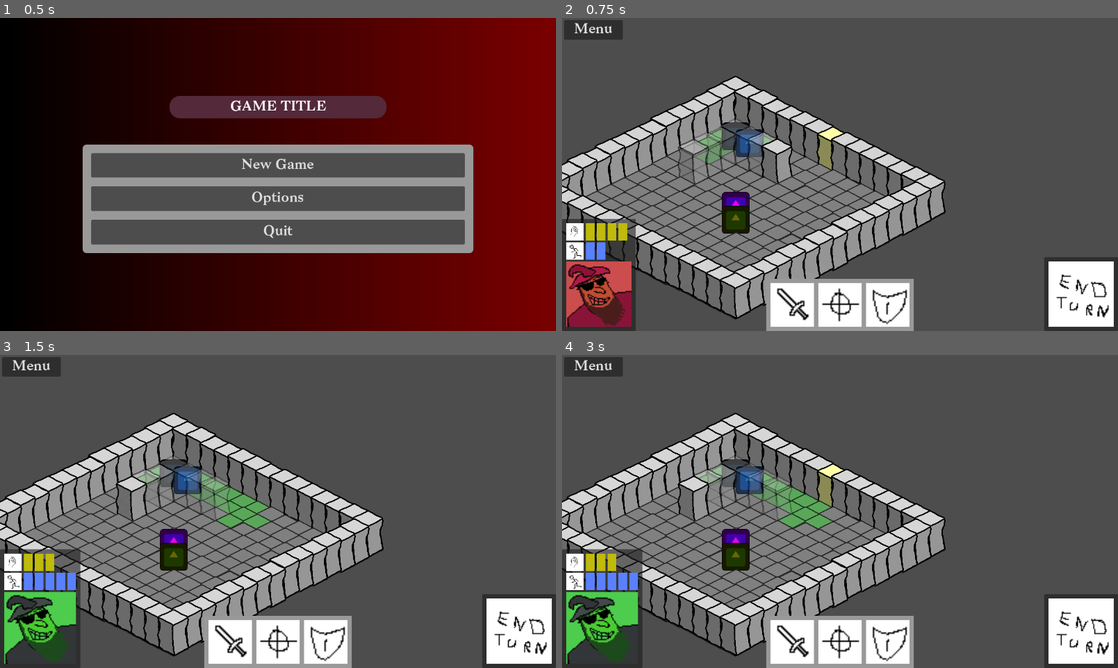
Above: before the commit, frames 1-4 (two rows, left to right).
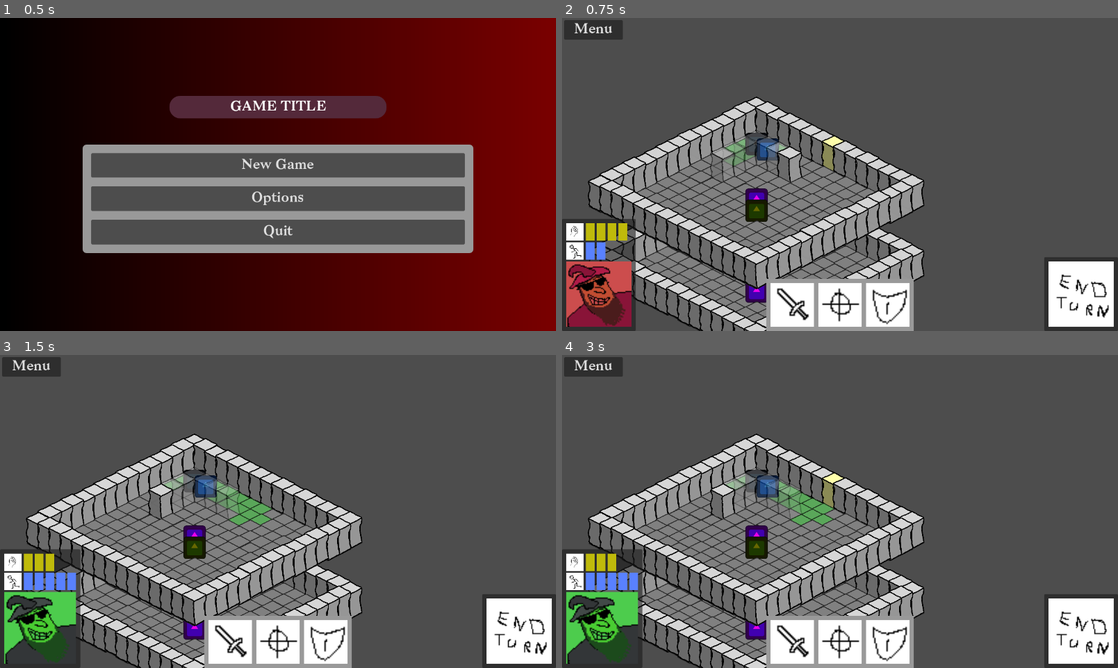
Above: after the commit, the same moments.

Repository: CiaranWoodward/LD57
Game: Godot game, scene res://scenes/main.tscn
Same seed, same stepped clock (60 frames per second), same inputs: the game is played once before the commit and once after it. The engine's default icon, where the game draws it, is replaced by a stand-in: a white triangle on a blue panel in a dark square. Sound files missing from this copy of the repository are replaced by a short silence.
Inputs (mouse positions are in pixels of both pictures, inside the frame that each line leads up to):
- Up to frame 1 (0.5 s): no input
- Up to frame 2 (0.75 s): click "New Game" at 0.5 s
- Up to frame 3 (1.5 s): click (517, 630) at 1.25 s
- Up to frame 4 (3 s): click "Menu" at 2 s; click "Resume" at 2.75 s

Frame 1 is identical in both runs. In frame 2, 24% of the frame differs, in the area x 0-69%, y 18-100%; in frame 3, 24%; in frame 4, 24%.

Commit message:
Implement multi-level game structure with LevelManager and scene updates
- Replaced single-level game scene with MultiLevelGame, allowing for multiple active levels.
- Introduced LevelManager to handle level initialization and management.
- Updated GameController to support entity management across different levels.
- Enhanced EnemyEntity and Entity classes to track current level for proper interactions.
- Added MultiLevelGameInit script to initialize game entities and manage level transitions.
- Adjusted existing scenes and scripts to accommodate the new multi-level architecture.

Diff:
--- a/Level/EnemyEntity.gd
+++ b/Level/EnemyEntity.gd
@@ -67,8 +67,14 @@
 	is_moving = false
 	path = []
 
+	# Filter player entities to only include those on the same level
+	var same_level_players = []
+	for player in player_entities:
+		if player.current_level == current_level:
+			same_level_players.append(player)
+
 	# Check for player entities in range
-	var closest_player = find_closest_player(player_entities)
+	var closest_player = find_closest_player(same_level_players)
 
 	if closest_player:
 		# Player detected - pursue or attack
@@ -110,7 +116,7 @@
 	var closest_player = null
 
 	for player in player_entities:
-		if player.is_defeated():
+		if player.is_defeated() or player.current_level != current_level:
 			continue
 
 		var distance = grid_position.distance_to(player.grid_position)
--- a/Level/Entity.gd
+++ b/Level/Entity.gd
@@ -6,6 +6,7 @@
 var current_tile: IsometricTile = null
 var grid_position: Vector2i = Vector2i(0, 0)
 var facing_direction: Vector2i = Vector2i(1, 0)  # Default facing right
+var current_level: int = 0  # Track which level this entity is on
 
 # Map reference
 var isometric_map: IsometricMap = null
@@ -322,3 +323,29 @@
 	print("Entity: " + entity_name + " completed movement")
 	is_moving = false
 	path.clear()
+
+# Set the entity's level index
+func set_level(level_index: int):
+	print("Entity: " + entity_name + " changing from level " + str(current_level) + " to level " + str(level_index))
+	current_level = level_index
+
+# Method for descending to a lower level
+# This will be used when implementing the drilling mechanic
+func descend_to_level(next_level_index: int, target_tile: IsometricTile):
+	print("Entity: " + entity_name + " descending from level " + str(current_level) + " to level " + str(next_level_index))
+
+	# Remove from current tile
+	if current_tile:
+		current_tile.remove_entity()
+		current_tile = null
+
+	# Change level
+	set_level(next_level_index)
+
+	# Place on target tile in new level
+	if target_tile:
+		place_on_tile(target_tile)
+	else:
+		push_error("Entity: " + entity_name + " - Cannot descend to null tile")
+
+	# This method would be expanded when implementing drilling
--- a/Level/GameController.gd
+++ b/Level/GameController.gd
@@ -21,6 +21,9 @@
 # Game state
 var current_state = GameState.IDLE
 var current_turn_count: int = 0  # Tracks the number of turns that have passed
+
+# Add a property to track the current active level
+var current_active_level: int = 0
 
 # Signals
 signal turn_changed(turn)
@@ -131,8 +134,14 @@
 
 # Move an entity to a specific tile
 func move_entity_to_tile(entity, target_grid_pos):
-	if not entity or not isometric_map:
-		push_error("GameController: Cannot move entity - entity or map is null")
+	if not entity:
+		push_error("GameController: Cannot move entity - entity is null")
+		return
+
+	# Get the map that belongs to this entity
+	var entity_map = entity.isometric_map
+	if not entity_map:
+		push_error("GameController: Cannot move entity - entity's map is null")
 		return
 
 	# Check if entity is already moving
@@ -141,7 +150,7 @@
 		return
 
 	# Get the target tile
-	var target_tile = isometric_map.get_tile(target_grid_pos)
+	var target_tile = entity_map.get_tile(target_grid_pos)
 	if not target_tile:
 		print("GameController: Cannot move - target tile does not exist")
 		return
@@ -157,7 +166,7 @@
 		return
 
 	# Get the path to the target (A* will also verify tile occupation)
-	var path = isometric_map.find_path(entity.grid_position, target_grid_pos)
+	var path = entity_map.find_path(entity.grid_position, target_grid_pos)
 
 	if path.size() > 0:
 		print("GameController: Path found with " + str(path.size()) + " steps")
@@ -175,7 +184,7 @@
 				# If the destination is now different, get that tile instead
 				if path.size() > 0:
 					target_grid_pos = path[path.size() - 1]
-					target_tile = isometric_map.get_tile(target_grid_pos)
+					target_tile = entity_map.get_tile(target_grid_pos)
 				else:
 					print("GameController: No valid path within movement point range")
 					return
@@ -228,7 +237,15 @@
 
 # Event handler for when a turn starts for a character
 func _on_turn_started(character):
-	print("GameController: Character " + character.entity_name + " turn started")
+	print("GameController: Character " + character.entity_name + " turn started on level " + str(character.current_level))
+
+	# Skip if this character is not on the active level
+	if character.current_level != current_active_level:
+		print("GameController: Skipping character on inactive level " + str(character.current_level))
+		# End the turn immediately for characters on other levels
+		if character.has_method("end_turn"):
+			character.end_turn()
+		return
 
 	# If this is a player entity, activate it in the UI
 	if character in player_entities:
@@ -305,24 +322,36 @@
 
 # Spawn an entity helper function
 func _spawn_entity_helper(entity, grid_pos):
-	# Set the map reference
-	entity.isometric_map = isometric_map
+	# We need access to the level manager to get the correct map
+	var level_manager = get_node_or_null("../LevelManager")
+	if not level_manager:
+		push_error("GameController: Cannot find LevelManager, using current active map")
+		# Fallback to current map if level manager not found
+		entity.isometric_map = isometric_map
+	else:
+		# Get the correct map for this entity's level
+		var entity_map = level_manager.level_nodes.get(entity.current_level)
+		if entity_map:
+			entity.isometric_map = entity_map
+		else:
+			push_error("GameController: Cannot find map for level " + str(entity.current_level) + ", using current active map")
+			entity.isometric_map = isometric_map
 
 	# Ensure game_controller reference is set
 	entity.game_controller = self
 
-	# Add entity to the map's Y-sorted container
-	if isometric_map:
-		isometric_map.add_entity(entity)
-	else:
-		push_error("GameController: Cannot spawn entity - map is null")
+	# Add entity to the Y-sorted container of the appropriate map
+	if entity.isometric_map:
+		entity.isometric_map.add_entity(entity)
+	else:
+		push_error("GameController: Cannot spawn entity - map is null for entity level " + str(entity.current_level))
 		return false
 
 	# Place on the tile
-	var tile = isometric_map.get_tile(grid_pos)
+	var tile = entity.isometric_map.get_tile(grid_pos)
 	if tile:
 		entity.place_on_tile(tile)
-		print("GameController: Entity placed on tile at " + str(grid_pos))
+		print("GameController: Entity placed on tile at " + str(grid_pos) + " on level " + str(entity.current_level))
 
 		# One more check to ensure the entity still has its GameController reference
 		if entity.game_controller != self:
@@ -331,12 +360,12 @@
 
 		return true
 	else:
-		push_error("GameController: Could not find tile at " + str(grid_pos))
+		push_error("GameController: Could not find tile at " + str(grid_pos) + " on level " + str(entity.current_level))
 		return false
 
 # Spawn a player entity on the map
-func spawn_player(grid_pos, player_type: String):
-	print("GameController: Spawning player of type " + player_type + " at " + str(grid_pos))
+func spawn_player(grid_pos, player_type: String, level_index: int = 0):
+	print("GameController: Spawning player of type " + player_type + " at " + str(grid_pos) + " on level " + str(level_index))
 	var entity
 
 	# Instantiate the appropriate player scene based on type
@@ -360,6 +389,7 @@
 
 	# Explicitly set the game_controller reference
 	entity.game_controller = self
+	entity.current_level = level_index
 	print("GameController: Set self as game_controller for " + entity.entity_name)
 
 	# Place the entity on the map
@@ -386,8 +416,8 @@
 	return entity
 
 # Spawn an enemy on the map
-func spawn_enemy(grid_pos, enemy_type_id):
-	print("GameController: Spawning enemy of type " + str(enemy_type_id) + " at " + str(grid_pos))
+func spawn_enemy(grid_pos, enemy_type_id, level_index: int = 0):
+	print("GameController: Spawning enemy of type " + str(enemy_type_id) + " at " + str(grid_pos) + " on level " + str(level_index))
 	var entity
 
 	# Instantiate the appropriate enemy scene based on type
@@ -411,6 +441,7 @@
 
 	# Explicitly set the game_controller reference
 	entity.game_controller = self
+	entity.current_level = level_index
 	print("GameController: Set self as game_controller for " + entity.entity_name)
 
 	# Place the entity on the map
@@ -473,7 +504,12 @@
 
 # Highlight tiles within movement range of the entity
 func highlight_movement_range(entity):
-	if not isometric_map or not entity:
+	if not entity:
+		return
+
+	var entity_map = entity.isometric_map
+	if not entity_map:
+		push_error("GameController: Cannot highlight movement range - entity's map is null")
 		return
 
 	# Get entity's current position and movement points
@@ -486,10 +522,51 @@
 		return
 
 	# Use the method to find all reachable tiles within movement points range
-	var movable_tiles = isometric_map.find_reachable_tiles(start_pos, max_mp)
+	var movable_tiles = entity_map.find_reachable_tiles(start_pos, max_mp)
 
 	# Highlight all movable tiles
 	for tile in movable_tiles:
 		tile.set_move_selectable(true)
 
 	print("GameController: Highlighted " + str(movable_tiles.size()) + " movable tiles")
+
+# Set the current active level and change the isometric_map reference
+func set_active_level(level_index: int, level_map: IsometricMap):
+	print("GameController: Setting active level to " + str(level_index))
+
+	# Disconnect signal from old map if it exists
+	if isometric_map and isometric_map.is_connected("tile_selected", Callable(self, "_on_tile_selected")):
+		isometric_map.tile_selected.disconnect(_on_tile_selected)
+		print("GameController: Disconnected tile_selected signal from previous map")
+
+	# Change active level and map
+	current_active_level = level_index
+	isometric_map = level_map
+
+	# Connect signal to new map
+	if isometric_map and not isometric_map.is_connected("tile_selected", Callable(self, "_on_tile_selected")):
+		isometric_map.tile_selected.connect(_on_tile_selected)
+		print("GameController: Connected tile_selected signal to new map at level " + str(level_index))
+
+# Get all active entities for a specific level
+func get_entities_at_level(level_index: int, entity_type: String = "all") -> Array:
+	var result = []
+
+	match entity_type:
+		"player":
+			for entity in player_entities:
+				if entity.current_level == level_index:
+					result.append(entity)
+		"enemy":
+			for entity in enemy_entities:
+				if entity.current_level == level_index:
+					result.append(entity)
+		_: # "all" or any other value
+			for entity in player_entities:
+				if entity.current_level == level_index:
+					result.append(entity)
+			for entity in enemy_entities:
+				if entity.current_level == level_index:
+					result.append(entity)
+
+	return result
--- a/Level/IsometricMap.gd
+++ b/Level/IsometricMap.gd
@@ -7,6 +7,8 @@
 @export var tile_width: int = 128  # Width of tile in pixels
 @export var tile_height: int = 64  # Height of tile in pixels
 @export var tile_scene: PackedScene  # Reference to the tile scene to instantiate
+
+var level_index = 0
 
 # References
 var tiles: Dictionary = {}  # Dictionary of Vector2i -> IsometricTile
@@ -33,9 +35,6 @@
 	tiles.clear()
 	print("IsometricMap: Cleared existing tiles")
 
-	# Wait for next frame to ensure all old tiles are removed
-	await get_tree().process_frame
-
 	# Create new tiles
 	var total_tiles = map_width * map_height
 	var created_tiles = 0
@@ -110,7 +109,7 @@
 
 # Handle tile click events
 func _on_tile_clicked(tile: IsometricTile):
-	print("IsometricMap: Tile clicked at " + str(tile.grid_position))
+	print("IsometricMap: Tile clicked at " + str(tile.grid_position) + ", level: " + str(level_index))
 	if selected_tile:
 		print("IsometricMap: Deselecting previous tile at " + str(selected_tile.grid_position))
 		selected_tile.highlight(false)
--- /dev/null
+++ b/Level/LevelManager.gd
@@ -0,0 +1,103 @@
+class_name LevelManager
+extends Node2D
+
+signal player_descended(player, from_level, to_level)
+
+# Configuration
+@export var level_vertical_offset: float = 300  # Vertical distance between levels
+@export var max_active_levels: int = 3  # Maximum number of simultaneously active levels
+
+# Level management
+var active_levels: Array[IsometricMap] = []
+var level_scenes: Array[PackedScene] = []
+var level_nodes: Dictionary = {}  # Level index -> IsometricMap node
+var current_deepest_level: int = 0
+
+func _ready():
+	# Register initial level scenes
+	level_scenes = [
+		load("res://Level/map.tscn"),  # Level 1
+		load("res://Level/map.tscn")   # Level 2 (for now using the same scene)
+	]
+
+	# Initialize the first level
+	initialize_level(0)
+
+# Initialize a level at the specified index
+func initialize_level(level_index: int) -> IsometricMap:
+	if level_index >= level_scenes.size():
+		push_error("Level index out of bounds: " + str(level_index))
+		return null
+
+	if level_nodes.has(level_index):
+		return level_nodes[level_index]  # Level already initialized
+
+	print("LevelManager: Initializing level " + str(level_index))
+
+	# Instance the level
+	var level_instance = level_scenes[level_index].instantiate() as IsometricMap
+
+	# Position the level based on its depth
+	level_instance.position.y = level_index * level_vertical_offset
+	level_instance.level_index = level_index
+
+	# Add to scene tree
+	add_child(level_instance)
+	level_instance.z_index = -level_index
+
+	# Track this level
+	level_nodes[level_index] = level_instance
+	active_levels.append(level_instance)
+
+	# Update deepest level if needed
+	if level_index > current_deepest_level:
+		current_deepest_level = level_index
+
+	print("LevelManager: Level " + str(level_index) + " initialized")
+	return level_instance
+
+# Check if a tile position in a level has a valid tile below it for drilling
+func has_valid_tile_below(level_index: int, grid_pos: Vector2i) -> bool:
+	if level_index >= level_scenes.size() - 1:
+		return false  # No level below
+
+	var level_below_index = level_index + 1
+
+	# Initialize the level below if it's not already active
+	if not level_nodes.has(level_below_index):
+		initialize_level(level_below_index)
+
+	var level_below = level_nodes[level_below_index]
+	var tile_below = level_below.get_tile(grid_pos)
+
+	return tile_below != null and tile_below.is_walkable
+
+# Handle player descending to the next level
+# This will be called when implementing the drilling mechanic
+func descend_player(player_entity, from_level_index: int, grid_pos: Vector2i) -> bool:
+	if not has_valid_tile_below(from_level_index, grid_pos):
+		return false
+
+	var to_level_index = from_level_index + 1
+	var to_level = level_nodes[to_level_index]
+
+	# Will need to handle player entity transfer between levels here
+	# For now just emit a signal
+	emit_signal("player_descended", player_entity, from_level_index, to_level_index)
+
+	return true
+
+# Cleanup levels that are too far above the deepest active level
+func cleanup_distant_levels():
+	if active_levels.size() <= max_active_levels:
+		return
+
+	var levels_to_remove = active_levels.size() - max_active_levels
+	for i in range(levels_to_remove):
+		var oldest_level = active_levels[0]
+		var oldest_index = level_nodes.find_key(oldest_level)
+
+		print("LevelManager: Removing inactive level " + str(oldest_index))
+		active_levels.remove_at(0)
+		level_nodes.erase(oldest_index)
+		oldest_level.queue_free()
--- /dev/null
+++ b/Level/MultiLevelGame.tscn
@@ -0,0 +1,23 @@
+[gd_scene load_steps=5 format=3 uid="uid://511yfws3k7j0"]
+
+[ext_resource type="Script" uid="uid://bm6stx12rmae5" path="res://Level/GameController.gd" id="1_m2ops"]
+[ext_resource type="Script" uid="uid://bi1gvr4rtwk3o" path="res://Level/MultiLevelGameInit.gd" id="2_wuxbk"]
+[ext_resource type="Script" uid="uid://2tf66shq75ga" path="res://Level/LevelManager.gd" id="3_mnkwh"]
+[ext_resource type="Script" uid="uid://b4b0l20yg5653" path="res://Level/PlayerCam.gd" id="4_uafkm"]
+
+[node name="MultiLevelGame" type="Node2D"]
+script = ExtResource("2_wuxbk")
+
+[node name="GameController" type="Node" parent="."]
+script = ExtResource("1_m2ops")
+
+[node name="LevelManager" type="Node2D" parent="."]
+script = ExtResource("3_mnkwh")
+level_vertical_offset = 400.0
+
+[node name="PlayerCam" type="Camera2D" parent="."]
+position = Vector2(480, 270)
+zoom = Vector2(0.4, 0.4)
+script = ExtResource("4_uafkm")
+MAX_SPEED = 2000.0
+ACCEL_TIME = 0.2
--- /dev/null
+++ b/Level/MultiLevelGameInit.gd
@@ -0,0 +1,168 @@
+extends Node2D
+
+# This script initializes the multi-level game by setting up the LevelManager and entities
+# Attach this to the main MultiLevelGame scene
+
+# Reference to key nodes
+@onready var level_manager = $LevelManager
+@onready var game_controller = $GameController
+@onready var end_turn_button = Global.hud.get_end_turn_button()
+
+# Level indices for entity management
+var current_player_level: int = 0
+var enemy_level_distribution: Dictionary = {}  # Level index -> array of enemies
+
+func _ready():
+	print("MultiLevelGameInit: Initializing game")
+	# Wait for one frame to ensure all nodes are ready
+	await get_tree().process_frame
+
+	# Set up UI elements
+	setup_ui()
+
+	# Get references to nodes
+	if level_manager and game_controller:
+		print("MultiLevelGameInit: Found LevelManager and GameController nodes")
+
+		# Initialize the first level
+		var first_level = level_manager.initialize_level(0)
+
+		# Initialize the game controller with the first level map reference
+		print("MultiLevelGameInit: Setting isometric_map reference in GameController")
+		game_controller.set_active_level(0, first_level)
+
+		# Spawn players at specific positions on the first level
+		print("MultiLevelGameInit: Spawning players")
+		var heavy = game_controller.spawn_player(Vector2i(2, 2), "heavy", 0)
+		var scout = game_controller.spawn_player(Vector2i(3, 2), "scout", 0)
+		print("MultiLevelGameInit: Spawned " + str(game_controller.player_entities.size()) + " players")
+
+		# Spawn some enemies on the first level
+		print("MultiLevelGameInit: Spawning enemies on first level")
+		var grunt = game_controller.spawn_enemy(Vector2i(7, 7), EnemyEntity.EnemyType.GRUNT, 0)
+		var elite = game_controller.spawn_enemy(Vector2i(8, 8), EnemyEntity.EnemyType.ELITE, 0)
+
+		# Store reference to level 0 enemies
+		enemy_level_distribution[0] = []
+		for enemy in game_controller.enemy_entities:
+			enemy.current_level = 0
+			enemy_level_distribution[0].append(enemy)
+
+		print("MultiLevelGameInit: Spawned " + str(enemy_level_distribution[0].size()) + " enemies on first level")
+
+		# Initialize the second level
+		var second_level = level_manager.initialize_level(1)
+
+		# Temporarily switch game controller to second level for initialization
+		var previous_level = game_controller.current_active_level
+		var previous_map = game_controller.isometric_map
+		game_controller.set_active_level(1, second_level)
+
+		# Spawn enemies on the second level
+		print("MultiLevelGameInit: Spawning enemies on second level")
+		# Instead of clearing, we keep all existing enemies and add new ones
+		var brute = game_controller.spawn_enemy(Vector2i(4, 4), EnemyEntity.EnemyType.ELITE, 1)
+		var grunt2 = game_controller.spawn_enemy(Vector2i(9, 9), EnemyEntity.EnemyType.GRUNT, 1)
+
+		# Store reference to level 1 enemies
+		enemy_level_distribution[1] = []
+		for enemy in game_controller.enemy_entities:
+			if enemy.current_level != 0:  # Only process new enemies from level 1
+				enemy.current_level = 1
+				enemy_level_distribution[1].append(enemy)
+
+		print("MultiLevelGameInit: Spawned " + str(enemy_level_distribution[1].size()) + " enemies on second level")
+
+		# Set up patrol paths for second level enemies
+		var patrol_path = [Vector2i(4, 4), Vector2i(4, 6), Vector2i(6, 6), Vector2i(6, 4)]
+		enemy_level_distribution[1][0].set_patrol_path(patrol_path)
+
+		# Restore game controller to first level for now
+		game_controller.set_active_level(previous_level, previous_map)
+
+		# Connect to game events
+		print("MultiLevelGameInit: Connecting to game events")
+		game_controller.turn_changed.connect(_on_turn_changed)
+		game_controller.game_state_changed.connect(_on_game_state_changed)
+
+		# Connect to LevelManager events
+		level_manager.player_descended.connect(_on_player_descended)
+
+		# Start the game
+		print("MultiLevelGameInit: Starting the game")
+		game_controller.start_game()
+	else:
+		push_error("MultiLevelGameInit: Could not find LevelManager or GameController nodes")
+		if not level_manager:
+			push_error("MultiLevelGameInit: LevelManager node not found")
+		if not game_controller:
+			push_error("MultiLevelGameInit: GameController node not found")
+
+# Set up UI elements
+func setup_ui():
+	if end_turn_button:
+		end_turn_button.pressed.connect(_on_end_turn_button_pressed)
+		# Initially hide the button until player turn
+		end_turn_button.visible = false
+	else:
+		push_error("MultiLevelGameInit: End Turn Button not found in UI")
+
+# Handle turn changes
+func _on_turn_changed(turn: String):
+	print("MultiLevelGameInit: Turn changed to: " + turn)
+
+	# Show/hide end turn button based on turn
+	if end_turn_button:
+		end_turn_button.visible = (turn == "player")
+
+# Handle game state changes
+func _on_game_state_changed(state: String):
+	print("MultiLevelGameInit: Game state changed to: " + state)
+
+	# Update UI based on game state
+	if state == "player_turn":
+		if end_turn_button:
+			end_turn_button.visible = true
+	else:
+		if end_turn_button:
+			end_turn_button.visible = false
+
+	# Show game over screen if needed
+	if state == "game_over":
+		print("MultiLevelGameInit: Game over detected, showing end screen")
+		# Implementation for game over screen would go here
+
+# Handle end turn button press
+func _on_end_turn_button_pressed():
+	print("MultiLevelGameInit: End Turn button pressed")
+	if game_controller:
+		game_controller.end_current_player_turn()
+
+# Handle player descended event
+func _on_player_descended(player, from_level, to_level):
+	print("MultiLevelGameInit: Player " + str(player.name) + " descended from level " + str(from_level) + " to " + str(to_level))
+
+	# Update player's current level
+	player.current_level = to_level
+
+	# Count how many players are on each level
+	var players_per_level = {}
+	for player_entity in game_controller.player_entities:
+		var level = player_entity.current_level
+		if not players_per_level.has(level):
+			players_per_level[level] = 0
+		players_per_level[level] += 1
+
+	# Find the level with the most players to focus on
+	var focus_level = 0
+	var max_players = 0
+	for level in players_per_level:
+		if players_per_level[level] > max_players:
+			max_players = players_per_level[level]
+			focus_level = level
+
+	# Switch the camera and active map to the focus level
+	if focus_level != current_player_level:
+		game_controller.set_active_level(focus_level, level_manager.level_nodes[focus_level])
+		current_player_level = focus_level
+		print("MultiLevelGameInit: Focus shifted to level " + str(focus_level) + " with " + str(max_players) + " players")
--- a/main.gd
+++ b/main.gd
@@ -7,7 +7,7 @@
 
 #All game levels:
 var levels : Array[PackedScene] = [
-	load("res://Level/Game.tscn")
+	load("res://Level/MultiLevelGame.tscn")
 ]
 
 #All music tracks:
--- a/main.tscn
+++ b/main.tscn
@@ -1,7 +1,7 @@
 [gd_scene load_steps=2 format=3 uid="uid://c14gokk3e3kvt"]
 
-[ext_resource type="PackedScene" uid="uid://b8b4e2g65h7tn" path="res://Level/Game.tscn" id="1_5fshp"]
+[ext_resource type="PackedScene" uid="uid://511yfws3k7j0" path="res://Level/MultiLevelGame.tscn" id="1_r3xbf"]
 
 [node name="Main2" type="Node"]
 
-[node name="Game" parent="." instance=ExtResource("1_5fshp")]
+[node name="MultiLevelGame" parent="." instance=ExtResource("1_r3xbf")]
Not shown, added: Level/LevelGenerator.gd.uid
Not shown, added: Level/LevelManager.gd.uid
Not shown, added: Level/MultiLevelGameInit.gd.uid
